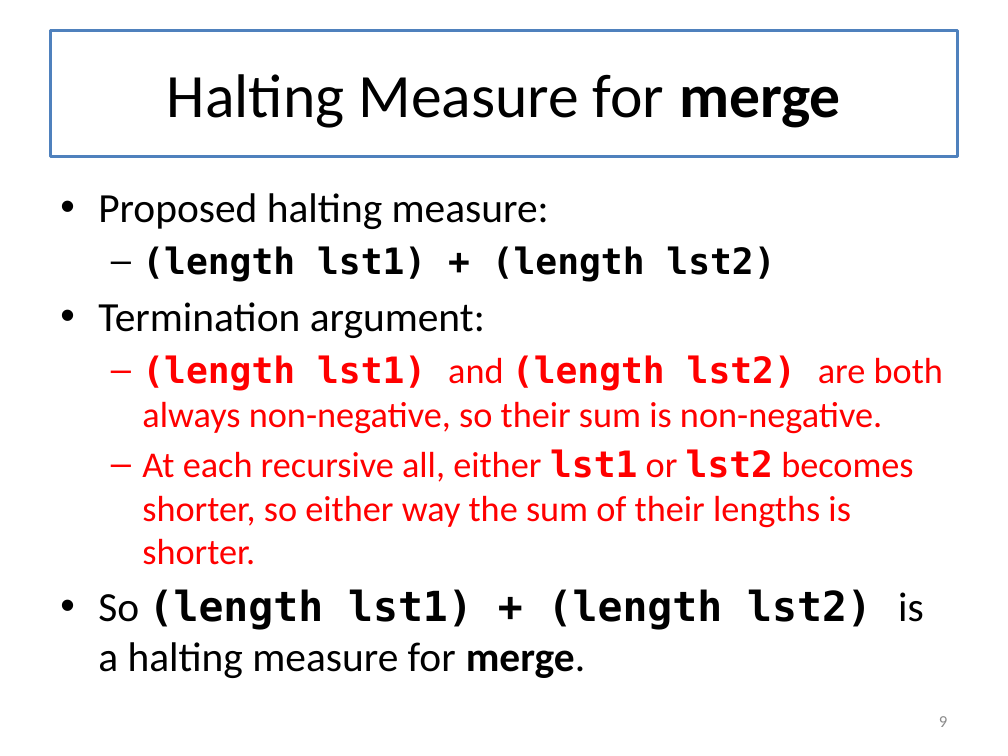
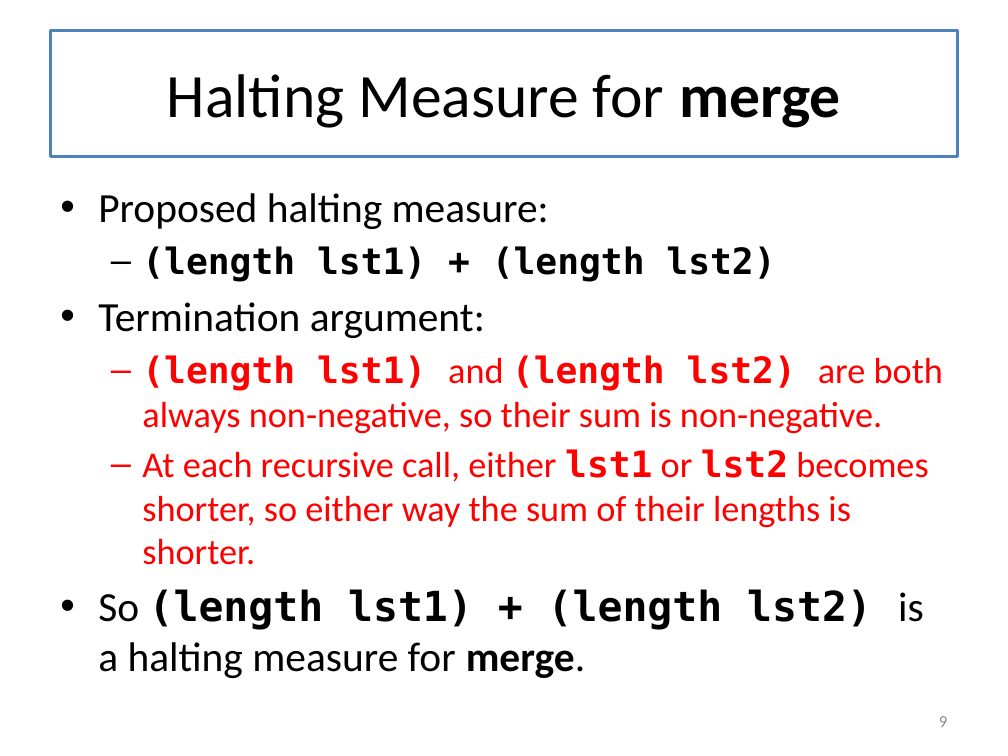
Before and after one commit to mwand/cs5010f16, a slide deck: slide 9 of Slides/Lesson 8.2 Halting Measures.pptx. Drawn at 1008x756 pixels with LibreOffice and Linux fonts; fonts in the diff are those of the drawing. Boxes give left, top, right and bottom in pixels: in the first picture for what was removed or moved away, otherwise in the second. Text is boxed around its words. In the diff, an @@ line names an element or a change of style, - is before the commit and + after.

```diff
--- a/Slides/Lesson 8.2 Halting Measures.pptx
+++ b/Slides/Lesson 8.2 Halting Measures.pptx
@@ text at <box>142,449,928,565</box>: text changed @@
-  – At each recursive all, either lst1 or lst2 becomes shorter, so either way the sum of their lengths is shorter.
+  – At each recursive call, either lst1 or lst2 becomes shorter, so either way the sum of their lengths is shorter.
```
Also in this commit, not shown: 4 other slides changed, 1 other file.
